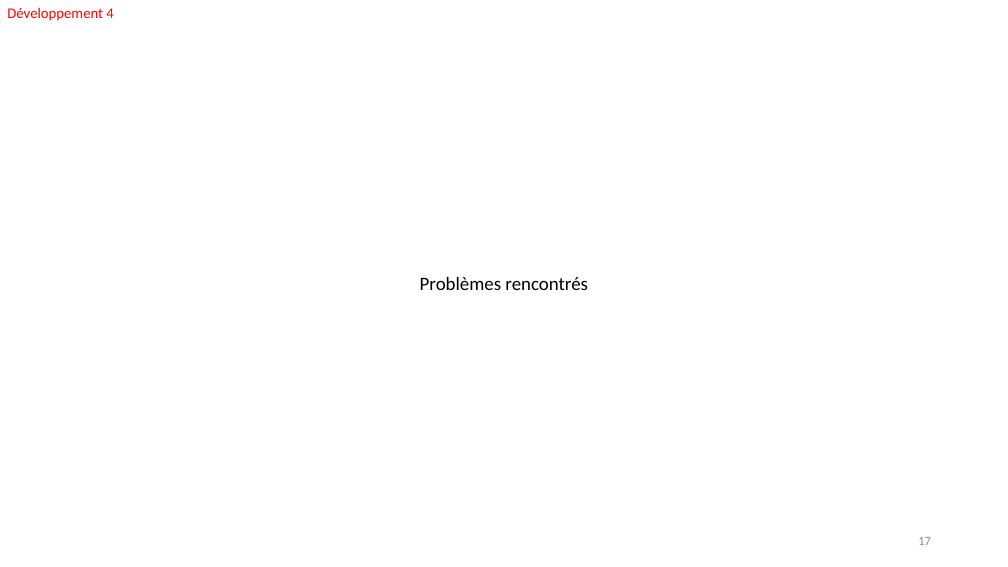
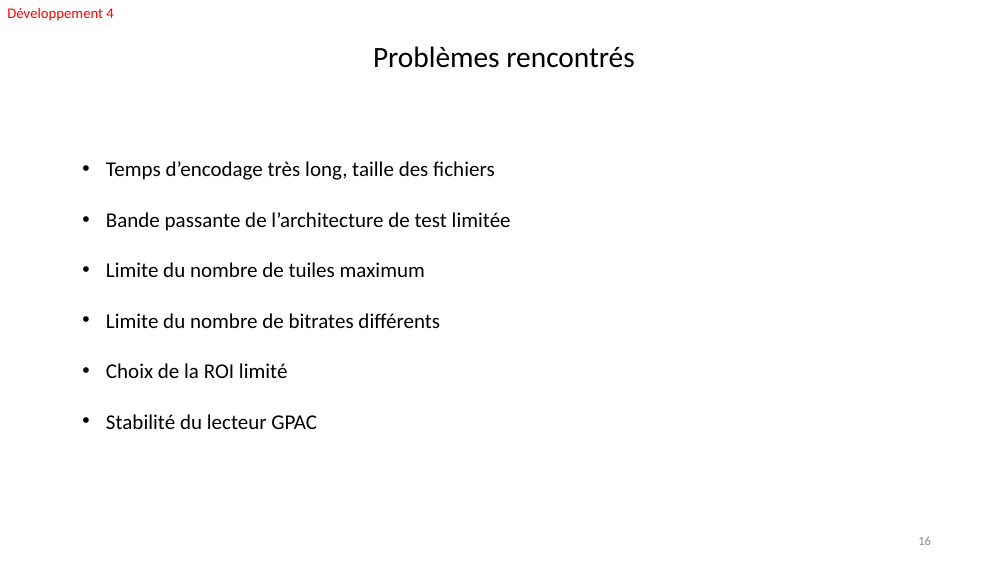
Before and after one commit to FabienMnsn/PRES2, a slide deck: slide 16 of Slides/PRES2019-Projet14-OlivierFourmaux-ROIStreamingImapct-soutenance.pptx (slide 17 before the commit). Drawn at 1008x567 pixels with LibreOffice and Linux fonts; fonts in the diff are those of the drawing. Boxes give left, top, right and bottom in pixels: in the first picture for what was removed or moved away, otherwise in the second. Text is boxed around its words. In the diff, an @@ line names an element or a change of style, - is before the commit and + after.

```diff
--- a/Slides/PRES2019-Projet14-OlivierFourmaux-ROIStreamingImapct-soutenance.pptx
+++ b/Slides/PRES2019-Projet14-OlivierFourmaux-ROIStreamingImapct-soutenance.pptx
@@ text "Problèmes rencontrés": place and size @@
-text "Problèmes rencontrés" at (420,277,588,290)
+text "Problèmes rencontrés" at (373,46,634,68)
@@ text "Problèmes rencontrés" at (373,46,634,68): size 18 to 28 pt @@
@@ text added at (106,161,511,429), 20 pt, text #000000 @@
+• Temps d’encodage très long, taille des fichiers
+• Bande passante de l’architecture de test limitée
+• Limite du nombre de tuiles maximum
+• Limite du nombre de bitrates différents
+• Choix de la ROI limité
+• Stabilité du lecteur GPAC
@@ page number at (918,536,931,545): text changed @@
-17
+16
```
Also in this commit, not shown: 2 other slides changed, 1 slide added, 2 other files.
